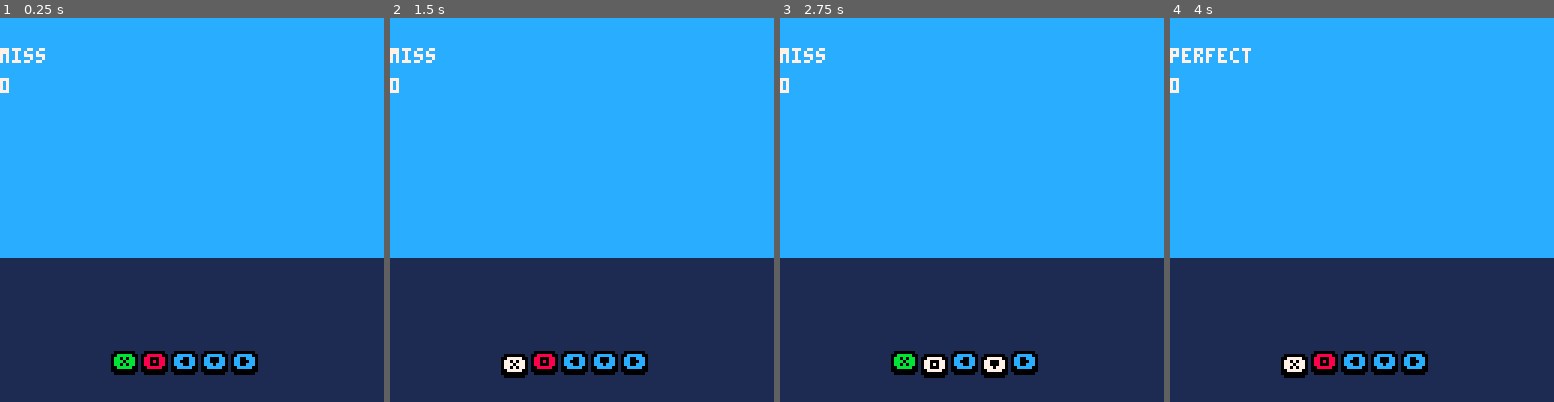
Above: before the commit, frames 1-4 (left to right).
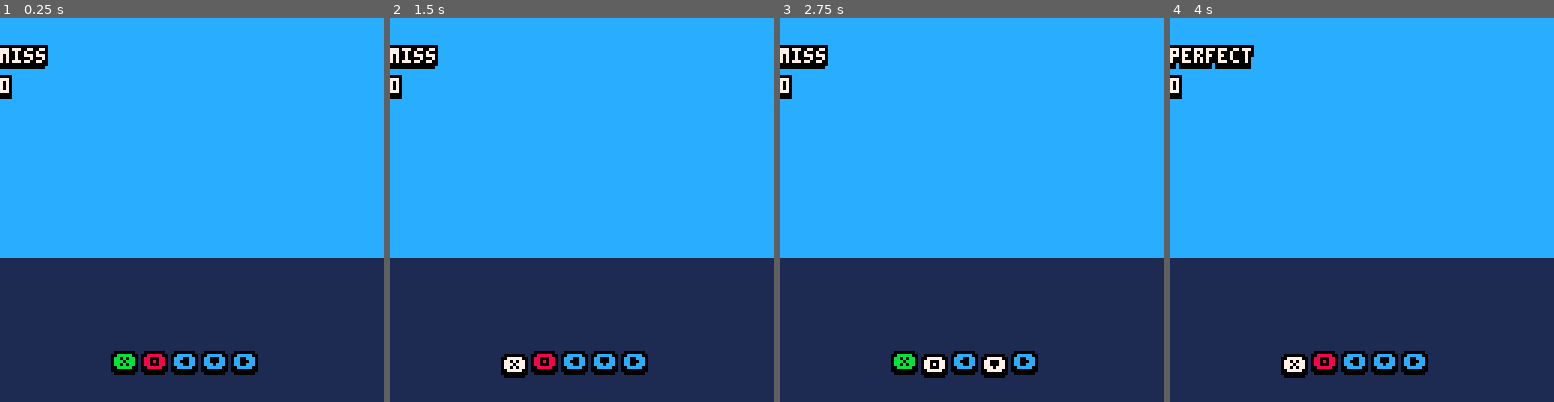
Above: after the commit, the same moments.

Repository: nascimento-cesar/pablos-encore-against-evil
Game: PICO-8 cartridge src/pablos-ultimate-encore-against-evil-forces.p8
Two runs of this game, one before a commit and one after it. Both use one fixed random seed, a clock stepped at 60 frames per second and the inputs below.
Inputs:
- Up to frame 1 (0.25 s): no input
- Up to frame 2 (1.5 s): tap O (Z key) at 0.33, 0.7, 1.43 s; tap X (X key) at 1.07 s
- Up to frame 3 (2.75 s): hold Left 1.97-2.37 s; tap X (X key) at 2.07, 2.4, 2.73 s; tap O (Z key) at 2.22 s; hold Down from 2.42 s (still down)
- Up to frame 4 (4 s): release Down at 2.82 s; hold Right 2.87-3.53 s; tap X (X key) at 3.07, 3.4, 3.73 s; tap O (Z key) at 3.1, 3.98 s; hold Up from 3.58 s (still down)

The runs differ from the first frame. In frame 1, 0.7% of the frame differs, in the area x 0-13%, y 7-22%; in frame 2, 0.7%; in frame 3, 0.7%; in frame 4, 1.1%, in the area x 0-22%, y 7-22%.

Commit message:
feat: create song parser

Diff:
--- a/src/classes/game.lua
+++ b/src/classes/game.lua
@@ -5,7 +5,7 @@
 
   obj.player = Player:new()
   obj.song = Song:new("canon_rock")
-  obj.metronome = Metronome:new(obj.song.track.bpm)
+  obj.metronome = Metronome:new(obj.song.song_data.bpm)
 
   return obj
 end
@@ -13,5 +13,8 @@
 function Game:update()
   self.metronome:update()
   self.player:update()
-  self.song:update(self.metronome.current_beat, self.metronome.frame_type, self.player.score_up)
+  self.song:update(self.metronome.current_beat, self.metronome.frame_type, self.handle_button_press)
 end
+
+function Game:handle_button_press()
+end
--- a/src/classes/song.lua
+++ b/src/classes/song.lua
@@ -1,44 +1,14 @@
 Song = Base:new()
 
-function Song:new(track_name)
+function Song:new(song_name)
   local obj = Base.new(self)
 
-  obj.track = get_track(track_name)
+  obj.song_data = get_song_data(song_name)
 
   return obj
 end
 
-function Song:update(current_beat, frame_type, score_up_callback)
-  if #self.track == 0 then
-    -- self.parse_track()
-  end
-
-  if current_beat > #self.track then
-    return
-  end
-
-  if frame_type == "perfect" then
-    local note_set = self.track[current_beat]
-
-    for i = 1, #note_set do
-      self.play_note(unpack(note_set[i]))
-    end
-  end
-end
-
-function Song:parse_track()
-  local raw_note_sets = split(self.raw_track, "|")
-
-  for i = 1, #raw_note_sets do
-    local raw_note_set = split(raw_note_sets[i], "/")
-    local note_set = {}
-
-    for j = 1, #raw_note_set do
-      add(note_set, split(raw_note_set[j]))
-    end
-
-    add(self.track, note_set)
-  end
+function Song:update(current_beat, frame_type, button_press_callback)
 end
 
 function Song:play_note(sfx_id, pitch, instrument, volume, effect, speed, channel)
--- a/src/draw.lua
+++ b/src/draw.lua
@@ -1,9 +1,9 @@
 function _draw()
   cls()
   map(0, 0, 0, 0, 16, 16)
-  print(debug, 0, 0, 7)
-  print(game.metronome.frame_type, 0, 10, 7)
-  print(game.player.score, 0, 20, 7)
+  print_outlined_text(debug, 0, 0, 7)
+  print_outlined_text(game.metronome.frame_type, 0, 10, 7)
+  print_outlined_text(game.player.score, 0, 20, 7)
   print_button("❎", 0, 11)
   print_button("🅾️", 1, 8)
   print_button("⬅️", 2, 12)
--- a/src/utils.lua
+++ b/src/utils.lua
@@ -77,6 +77,36 @@
   })[pitch]
 end
 
-function get_track(track_name)
-  return { bpm = 64 }
+function get_song_data(song_name)
+  local song = ({
+    canon_rock = {
+      bpm = 64,
+      raw_tracks = {
+        "B1,0,5,0,1/2+B1,0,5,0,1/2|B1,0,5,0,1/2+B1,0,5,0,1/2",
+        "B1,0,5,0,1/2+B1,0,5,0,1/2|B1,0,5,0,1/2+B1,0,5,0,1/2"
+      }
+    }
+  })[song_name]
+
+  song.tracks = {}
+
+  for track in all(song.raw_tracks) do
+    local parsed_chords = {}
+    local chords = split(track, "|")
+
+    for c = 1, #chords do
+      local parsed_chord = {}
+      local notes = split(chords[c], "+")
+
+      for n = 1, #notes do
+        add(parsed_chord, split(notes[n]))
+      end
+
+      add(parsed_chords, parsed_chord)
+    end
+
+    add(song.tracks, parsed_chords)
+  end
+
+  return song
 end
